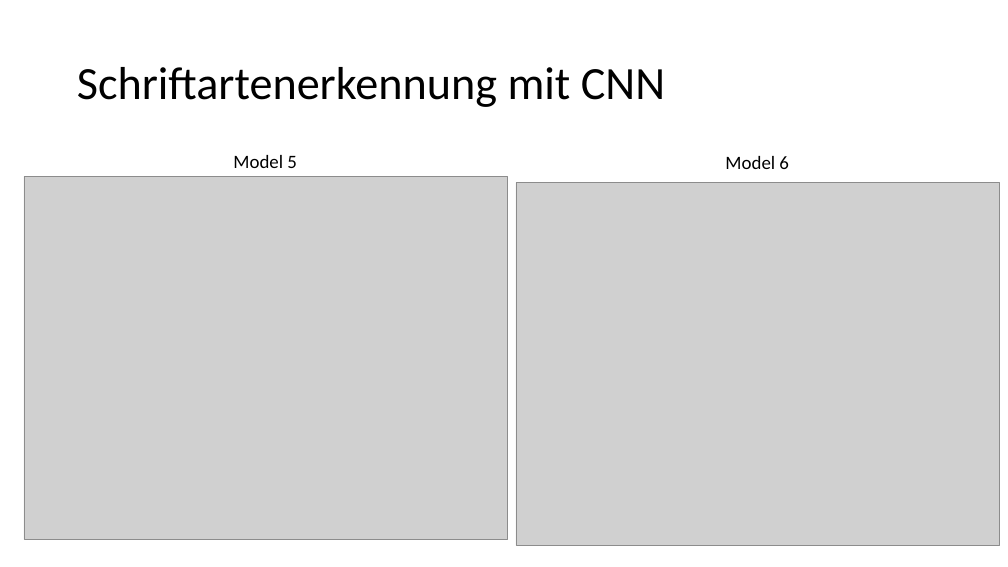
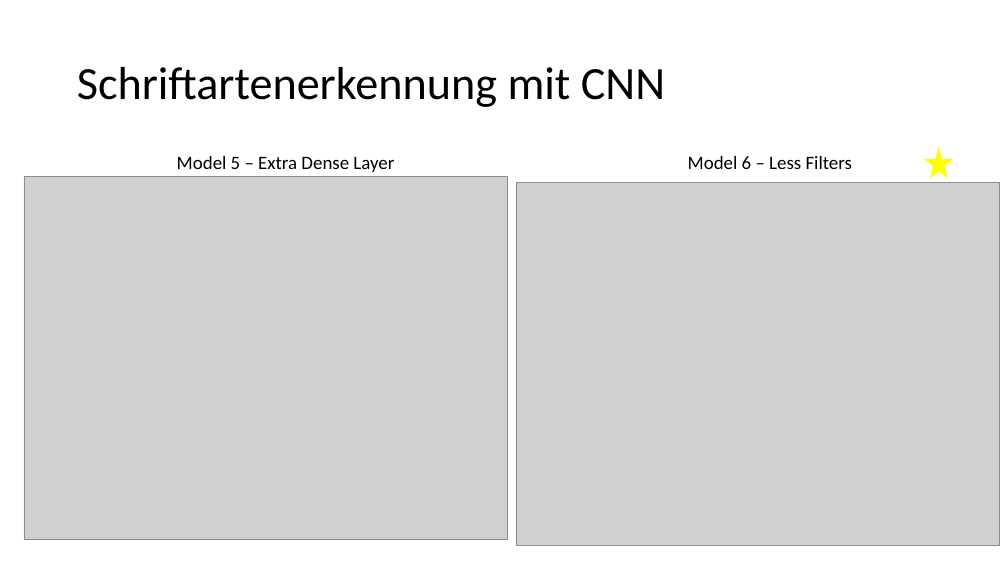
Before and after one commit to alex-ta/Fontinator, a slide deck: slide 13 of NeuronalNet/Alex/Schriftartenerkennung mit CNN.pptx (slide 17 before the commit). Drawn at 1008x567 pixels with LibreOffice and Linux fonts; fonts in the diff are those of the drawing; grey boxes stand for pictures. Boxes give left, top, right and bottom in pixels: in the first picture for what was removed or moved away, otherwise in the second. Text is boxed around its words. In the diff, an @@ line names an element or a change of style, - is before the commit and + after.

```diff
--- a/NeuronalNet/Alex/Schriftartenerkennung mit CNN.pptx
+++ b/NeuronalNet/Alex/Schriftartenerkennung mit CNN.pptx
@@ star added at [926,148,952,177], fill #FFFF00, outline #FFFF00 1 pt @@
@@ text at [177,156,394,172]: text changed @@
-Model 5
+Model 5 – Extra Dense Layer
@@ text at [688,156,852,169]: text changed @@
-Model 6
+Model 6 – Less Filters
```
Also in this commit, not shown: 10 other slides changed, 6 slides removed, 21 other files.
